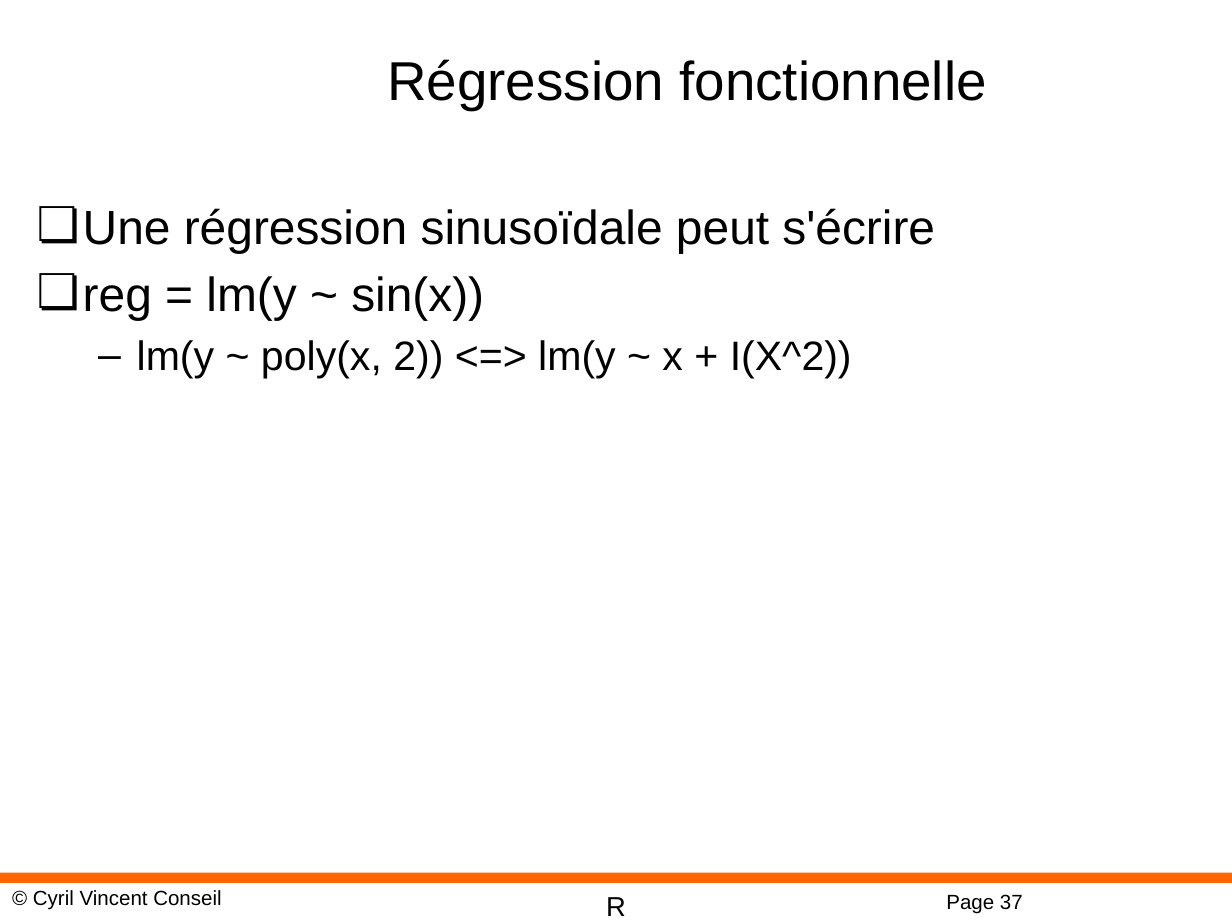
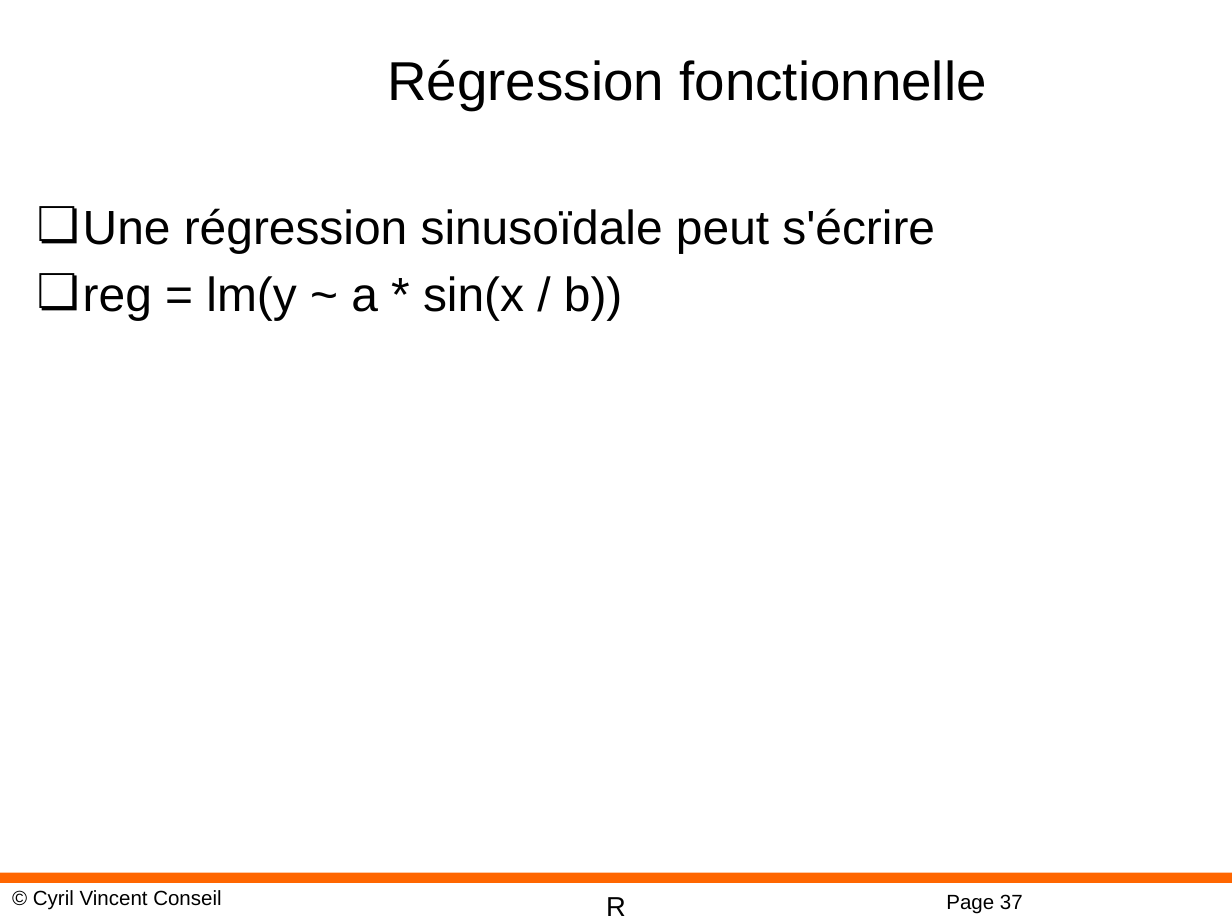
Before and after one commit to cyrilvincent/R, a slide deck: slide 37 of ppt/R-08-Regression.pptx. Drawn at 1232x924 pixels with LibreOffice and Linux fonts; fonts in the diff are those of the drawing; background and template pictures are left out. Boxes give left, top, right and bottom in pixels: in the first picture for what was removed or moved away, otherwise in the second. Text is boxed around its words. In the diff, an @@ line names an element or a change of style, - is before the commit and + after.

```diff
--- a/ppt/R-08-Regression.pptx
+++ b/ppt/R-08-Regression.pptx
@@ text at <box>83,276,623,320</box>: text changed; size 24 to 28 pt @@
-❏ reg = lm(y ~ sin(x))
-  – lm(y ~ poly(x, 2)) <=> lm(y ~ x + I(X^2))
+❏ reg = lm(y ~ a * sin(x / b))
```
Also in this commit, not shown: 1 other slide changed, 4 other files.
